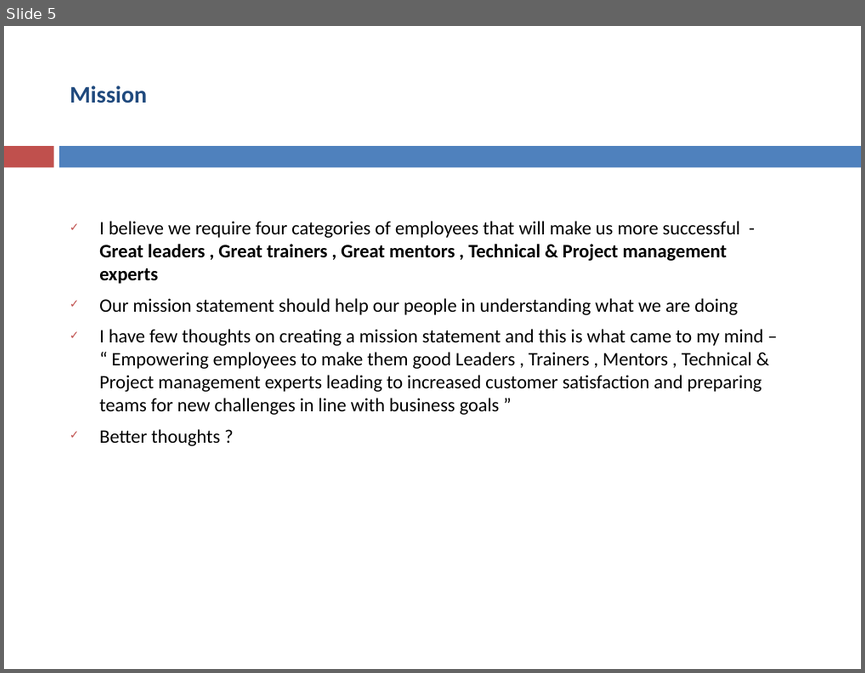
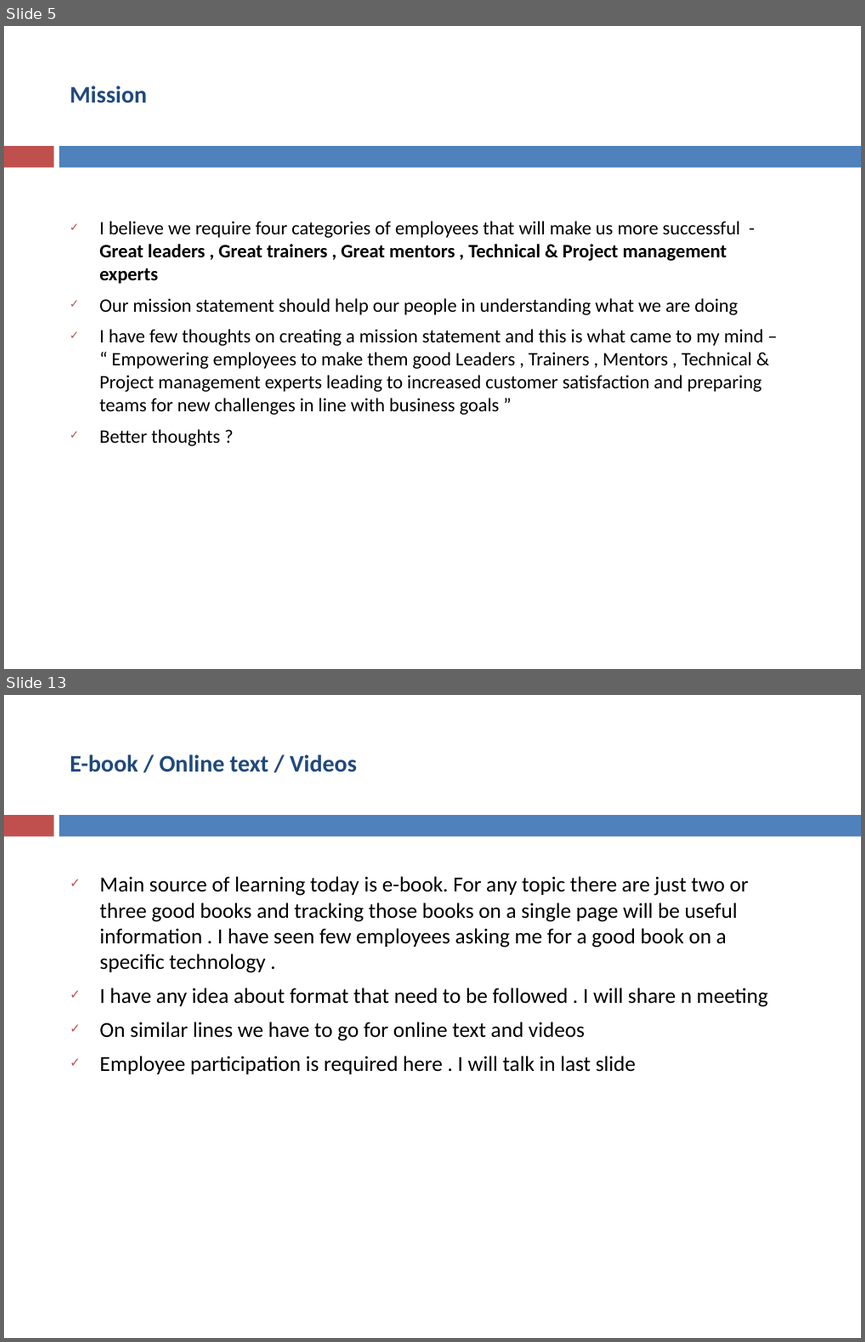
Before and after one commit to asakala/notes, a slide deck: Prokarma/Customer Satisfaction.pptx. Shown one above the other, each under a label of ours: slide 5 before the commit, slides 5 and 13 after it; the slides between them are not shown. The pictures are 865x673 and 865x1342 pixels, drawn with LibreOffice and Linux fonts; fonts in the diff are those of the drawing. Boxes give left, top, right and bottom in pixels: in the first picture for what was removed or moved away, otherwise in the second. Text is boxed around its words. In the diff, an @@ line names an element or a change of style, - is before the commit and + after.

```diff
--- a/Prokarma/Customer Satisfaction.pptx
+++ b/Prokarma/Customer Satisfaction.pptx
@@ slide 13 added at bbox=[4, 695, 861, 1338], background #FFFFFF; not listed: 2 template elements that a slide beside it also shows @@
@@ title added at bbox=[69, 755, 357, 772], 20 pt, text #1F497D, bold @@
+E-book / Online text / Videos
@@ text added at bbox=[100, 876, 768, 1074], 18 pt, text #000000 @@
+✓ Main source of learning today is e-book. For any topic there are just two or three good books and tracking those books on a single page will be useful information . I have seen few employees asking me for a good book on a specific technology .
+✓ I have any idea about format that need to be followed . I will share n meeting
+✓ On similar lines we have to go for online text and videos
+✓ Employee participation is required here . I will talk in last slide
```
Also in this commit, not shown: 4 slides changed, 10 other slides added, 16 slides removed.
